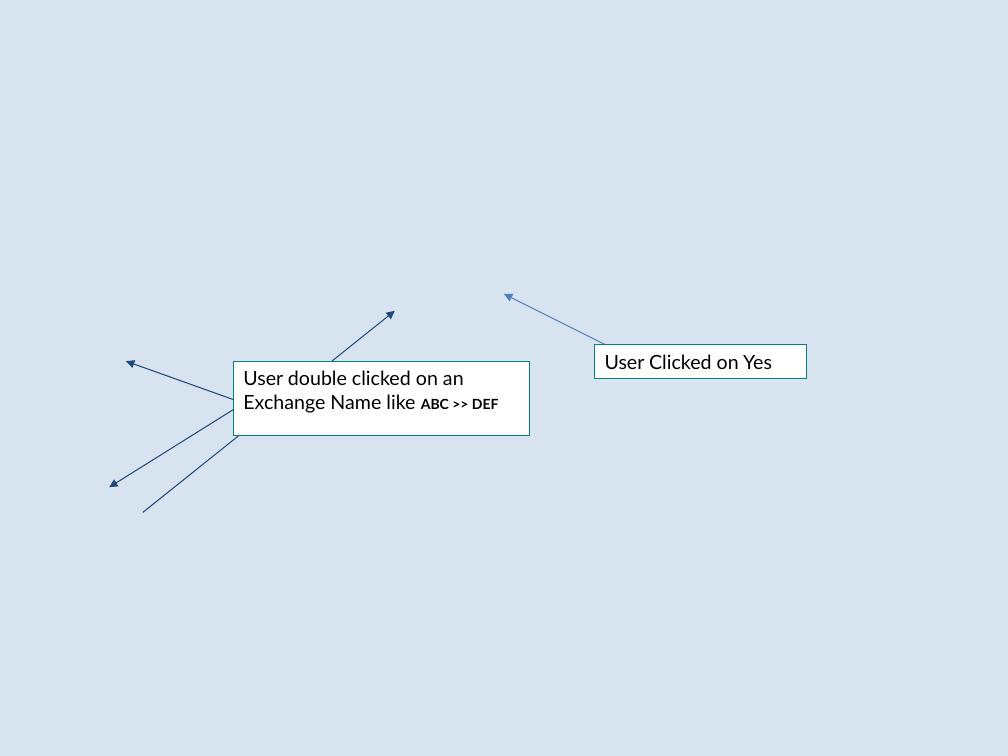
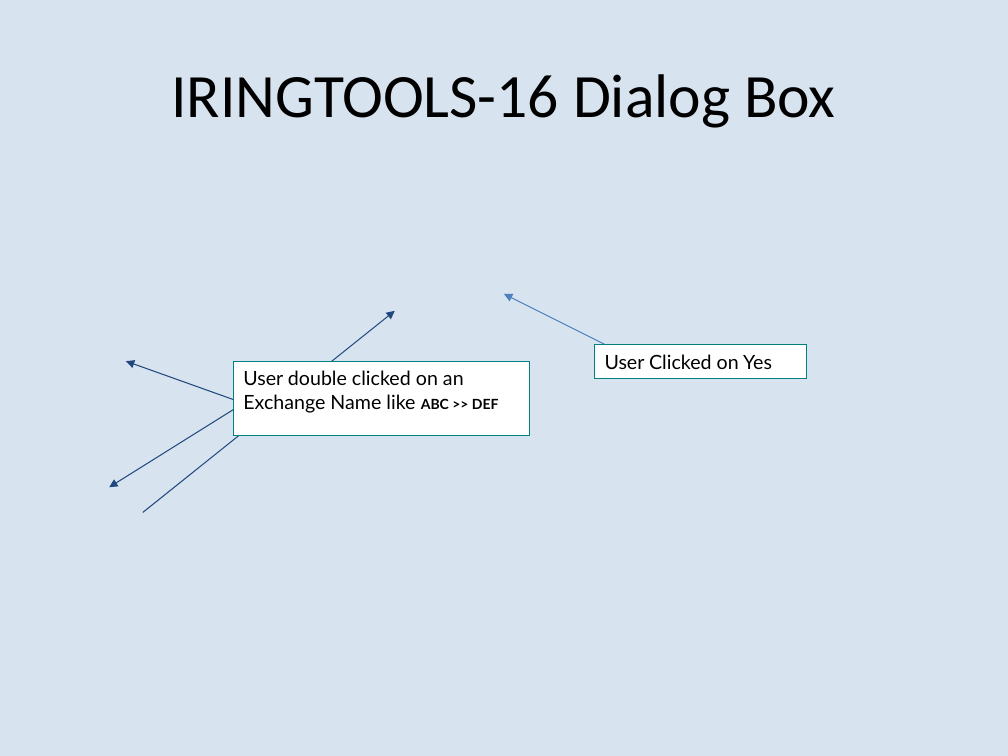
Before and after one commit to heyena/iring-tools, a slide deck: slide 17 of trunk/iRINGTools.ESB/documents/Sprint 2 User Stories.1.0.ppt. Drawn at 1008x756 pixels with LibreOffice and Linux fonts; fonts in the diff are those of the drawing; background and template pictures are left out. Boxes give left, top, right and bottom in pixels: in the first picture for what was removed or moved away, otherwise in the second. Text is boxed around its words. In the diff, an @@ line names an element or a change of style, - is before the commit and + after.

```diff
--- a/trunk/iRINGTools.ESB/documents/Sprint 2 User Stories.1.0.ppt
+++ b/trunk/iRINGTools.ESB/documents/Sprint 2 User Stories.1.0.ppt
@@ title added at [172,74,835,128], 44 pt, text #000000 @@
+IRINGTOOLS-16 Dialog Box
```
Also in this commit, not shown: 2 other slides changed, 1 slide added, 1 slide removed.
